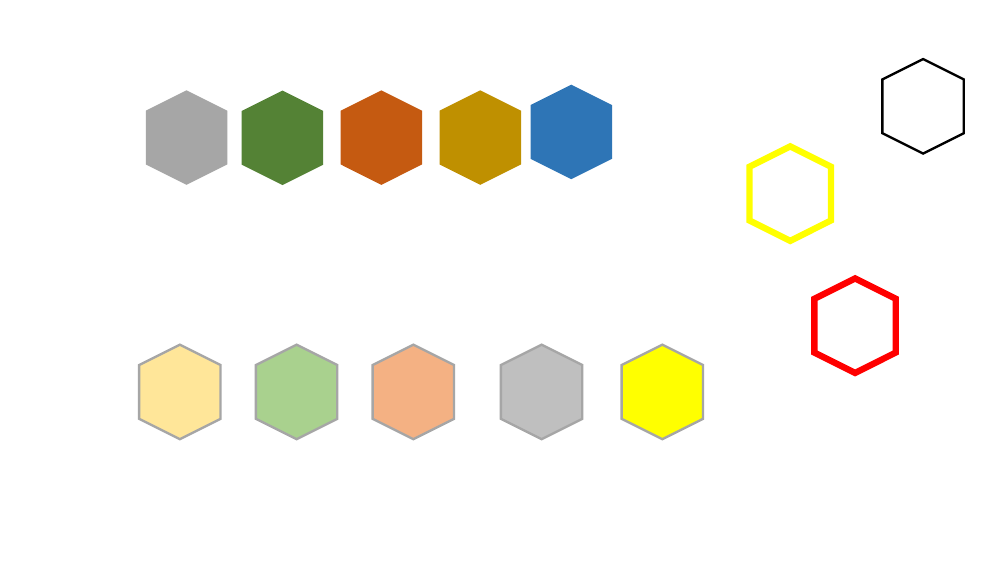
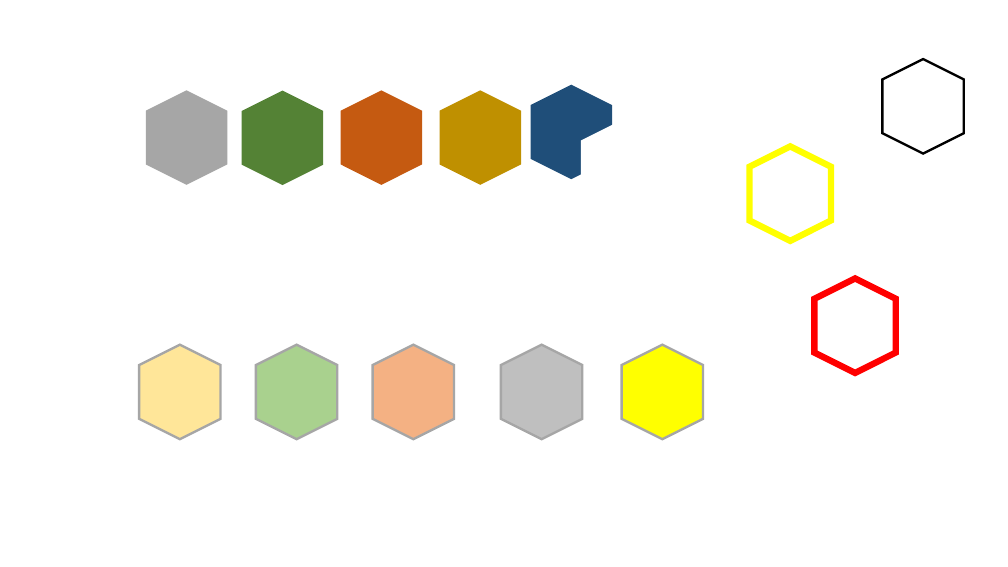
Before and after one commit to degupoppo/murasaki-san, a slide deck: slide 1 of JoM/プレゼンテーション1.pptx. Drawn at 1008x567 pixels with LibreOffice and Linux fonts; fonts in the diff are those of the drawing. Boxes give left, top, right and bottom in pixels: in the first picture for what was removed or moved away, otherwise in the second. Text is boxed around its words. In the diff, an @@ line names an element or a change of style, - is before the commit and + after.

```diff
--- a/JoM/プレゼンテーション1.pptx
+++ b/JoM/プレゼンテーション1.pptx
@@ hexagon at (x1=530, y1=85, x2=612, y2=180): fill #2E75B6 to #1F4E79 @@
@@ hexagon added at (x1=581, y1=121, x2=663, y2=215), fill #FFFFFF @@
```
Also in this commit, not shown: 8 other files.
